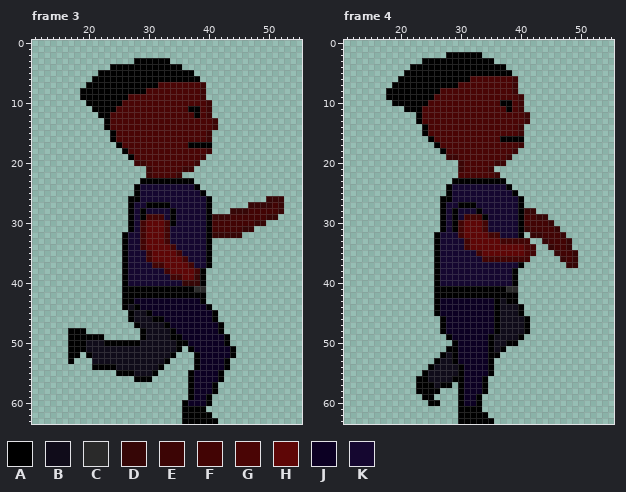
Two versions of one pixel-art file, raw/SlickPunchWalk.aseprite. Above is the file before it was changed.
64x64 pixels, 10 frames. Shown: frame 3: x 11..55, y 0..63; frame 4: x 11..55, y 0..63. The commit also changed other frames, which this record leaves out.
Palette (. is transparent): A #000000  B #100c1a  C #2a2a2a  D #360606  E #3c0505  F #420404  G #4a0505  H #5e0606  J #0c0023  K #150730
Once edited:
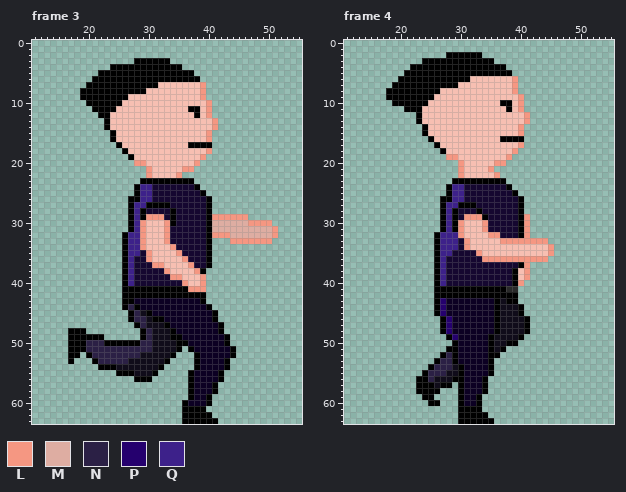
Colours new in this view: L #f59782  M #deada2  N #2b2045  P #25006e  Q #3d218a
From old to new:
colour G: #4a0505 -> #f7bfb2
Changed rows in their new state; - is a pixel that keeps its letter.
Frame 3:
first column x 20:
 7 -------------------L-------------
 8 -------------------L-------------
 9 -------------------L-------------
10 --------------------L------------
11 --------------------L------------
12 --------------------L------------
13 ---------------------L-----------
14 ---------------------L-----------
15 --------------------L------------
16 --------------------L------------
18 --------------------L------------
19 -------------------L-------------
20 --------LL--------L--------------
21 ----------L-----LL---------------
22 ----------L----L-----------------
24 ---------QQ----------------------
25 ---------QQ----------------------
26 ---------QQ-------------------...
27 --------QQ-----------------......
28 --------Q---------------.........
29 --------Q-LLL--------LLLLLL.....-
30 --------QLGGGL-------MMMMMMLLLL--
31 --------QLGGGL-------MMMMMMMMMML-
32 -------QQLGGGL-------LLLMMMMMMML-
33 -------QQLGGGL----------LLLLLLL--
34 -------QQLGGGGL------------------
35 -------QQ-LGGGGL-----------------
36 -------Q--LGGGGGL----------------
37 -------Q---LLGGGGL---------------
38 -------Q-----LGGGGL--------------
39 -------Q------LLGGGL-------------
40 -------Q--------LGGL-------------
41 -----------------LLL-------------
44 -------N-------------------------
45 --------N------------------------
46 --------NN-----------------------
47 ---------N-----------------------
48 ----------N----------------------
49 ----------N----------------------
50 NNN------NN----------------------
51 NNNNNNNNNNN----------------------
52 -NNNNNNNN------------------------
53 -ANNNNN--------------------------
54 -.-------------------------------
Frame 4:
first column x 25:
 6 --------------L----------
 7 --------------L----------
 8 --------------L----------
 9 ---------------L---------
10 ---------------L---------
11 ---------------L---------
12 ----------------L--------
13 ----------------L--------
14 ---------------L---------
15 ---------------L---------
17 ---------------L---------
18 --------------L----------
19 ---LL--------L-----------
20 -----L-----LL------------
21 -----L----L--------------
22 -----L-----L-------------
24 ----QQ-------------------
25 ----QQ-------------------
26 ----QQ-------------------
27 ---QQ--------------------
28 ---Q------------..-------
29 ---Q--LLL-------L...-----
30 ---Q-LGGGL------L....----
31 ---Q-LGGGL------L.....---
32 --QQQLGGGGLL----L......--
33 --QQQ-LGGGGGLLLLLLLL....-
34 --QQQ-LGGGGGGGGG-GGGL...-
35 --QQ----LGGGGGGG-GGGL....
36 --Q------LLLLLLLLLLL--...
37 --Q-------------L------..
38 --Q------------GL--------
39 --Q------------GL--------
40 --Q------------L---------
43 --P----------------------
44 --P----------------------
45 --P----------------------
46 ---P---------------------
47 ---P---------------------
48 ---P---------------------
49 ----P--------------------
52 ---N---------------------
53 --NN---------------------
54 -NNN---------------------
55 NNN----------------------
56 N------------------------
Where, in picture pixels (left, top, right, bottom), the same in both pictures:
changed: (86, 82, 284, 370)
changed: (422, 76, 578, 382)
